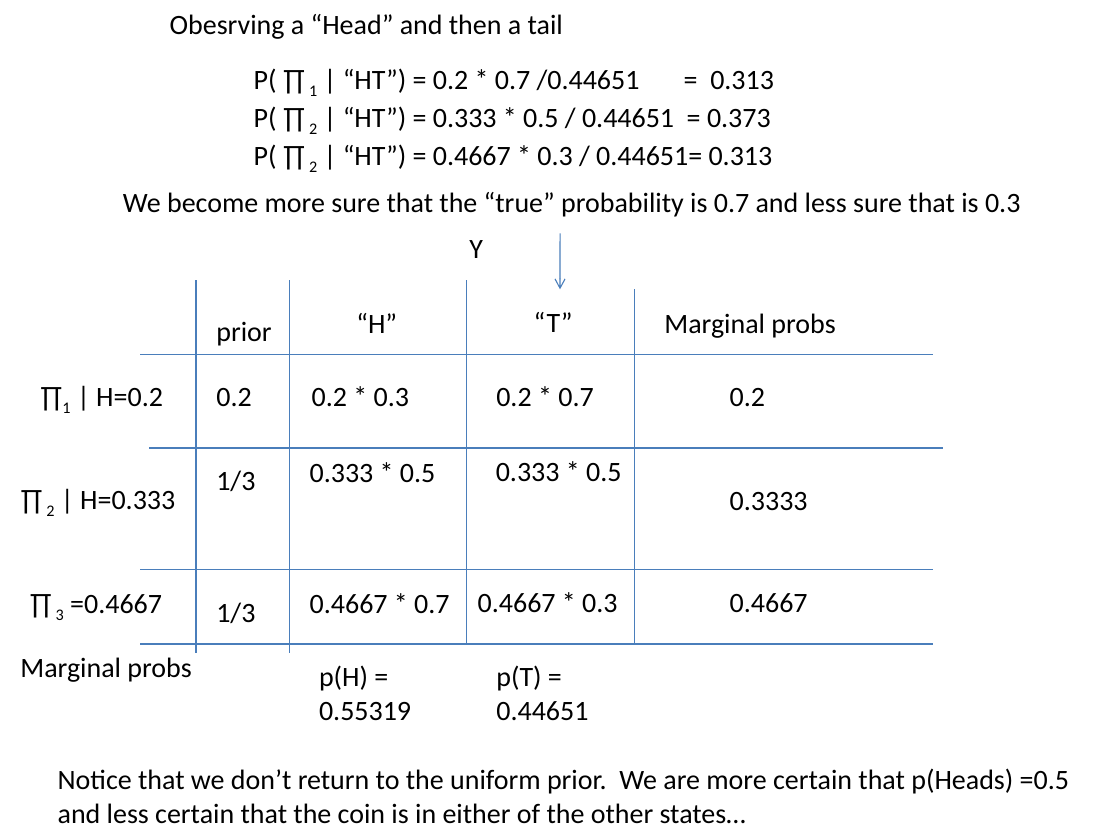
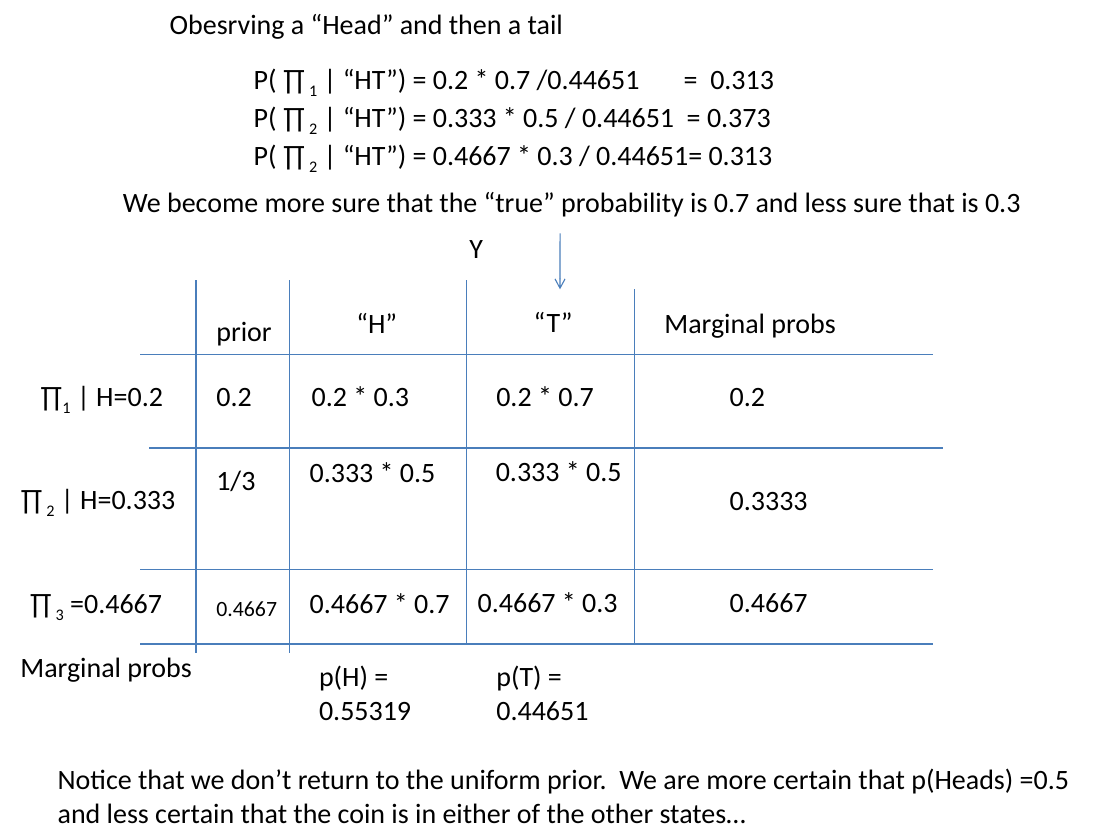
Before and after one commit to afodor/afodor.github.io, a slide deck: slide 9 of classes/stats2016/Lecture05.pptx. Drawn at 1120x840 pixels with LibreOffice and Linux fonts; fonts in the diff are those of the drawing. Boxes give left, top, right and bottom in pixels: in the first picture for what was removed or moved away, otherwise in the second. Text is boxed around its words. In the diff, an @@ line names an element or a change of style, - is before the commit and + after.

Commit message:
fix two small typos in lecture #5

```diff
--- a/classes/stats2016/Lecture05.pptx
+++ b/classes/stats2016/Lecture05.pptx
@@ text at (216,601,277,616): text changed; size 18 to 14 pt @@
-1/3
+0.4667
```
Also in this commit, not shown: 1 other slide changed.
